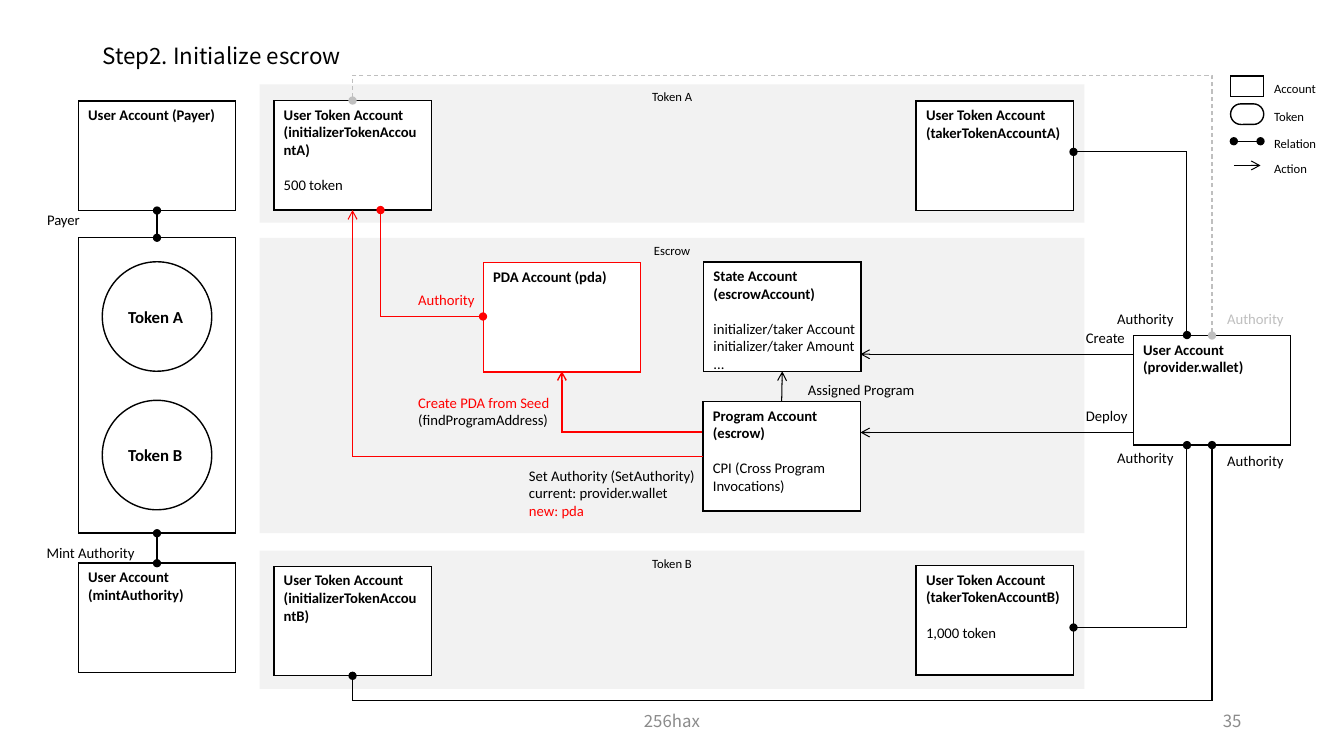
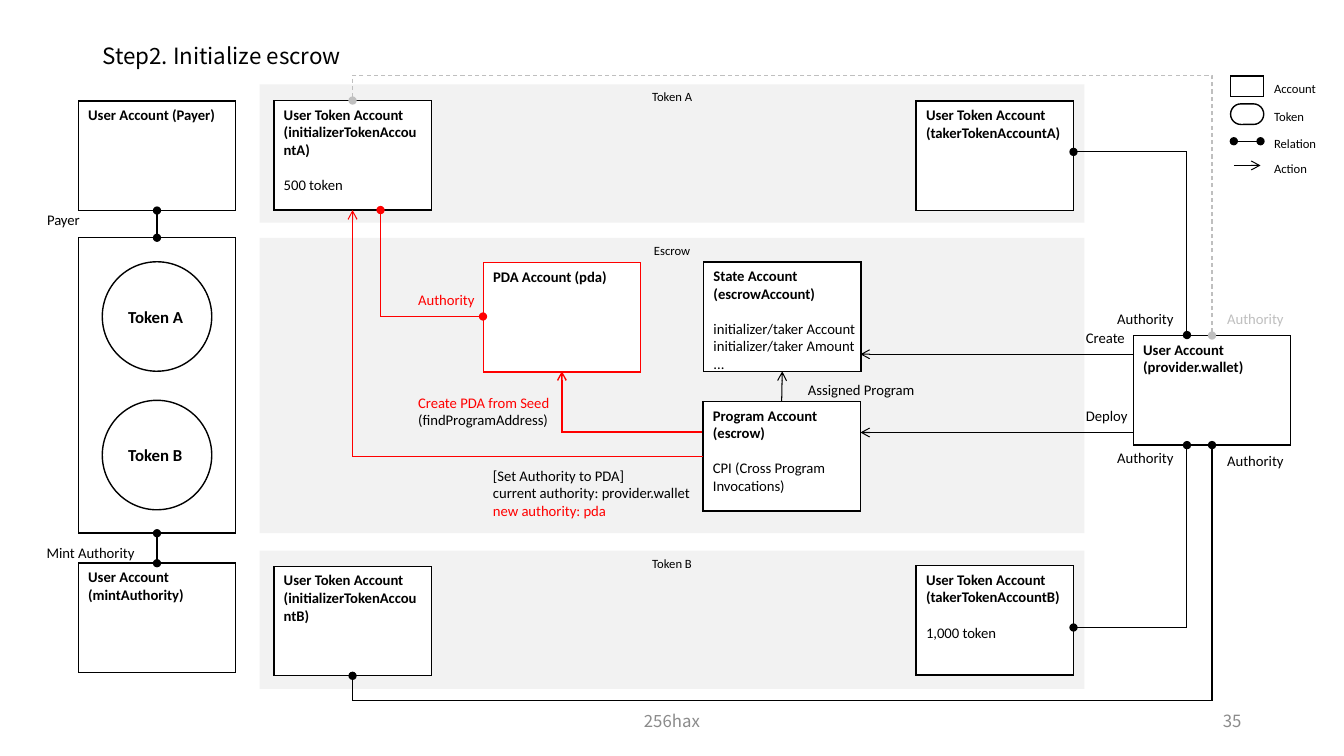
Before and after one commit to SmartGru25/Solana-React-Minimal, a slide deck: slide 36 of docs/Solana_Blockchain_Outline_Figure.pptx. Drawn at 1344x756 pixels with LibreOffice and Linux fonts; fonts in the diff are those of the drawing. Boxes give left, top, right and bottom in pixels: in the first picture for what was removed or moved away, otherwise in the second. Text is boxed around its words. In the diff, an @@ line names an element or a change of style, - is before the commit and + after.

Commit message:
docs: minor chaage in escrow

```diff
--- a/docs/Solana_Blockchain_Outline_Figure.pptx
+++ b/docs/Solana_Blockchain_Outline_Figure.pptx
@@ text at (493,470,690,519): text changed @@
-Set Authority (SetAuthority)
-current: provider.wallet
-new: pda
+[Set Authority to PDA]
+current authority: provider.wallet
+new authority: pda
```
Also in this commit, not shown: 1 other slide changed.
